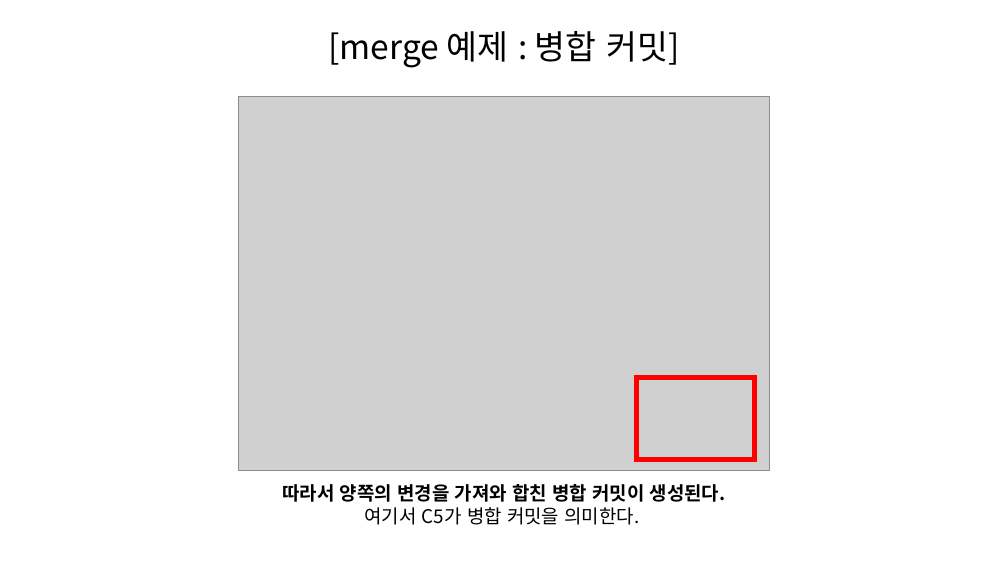
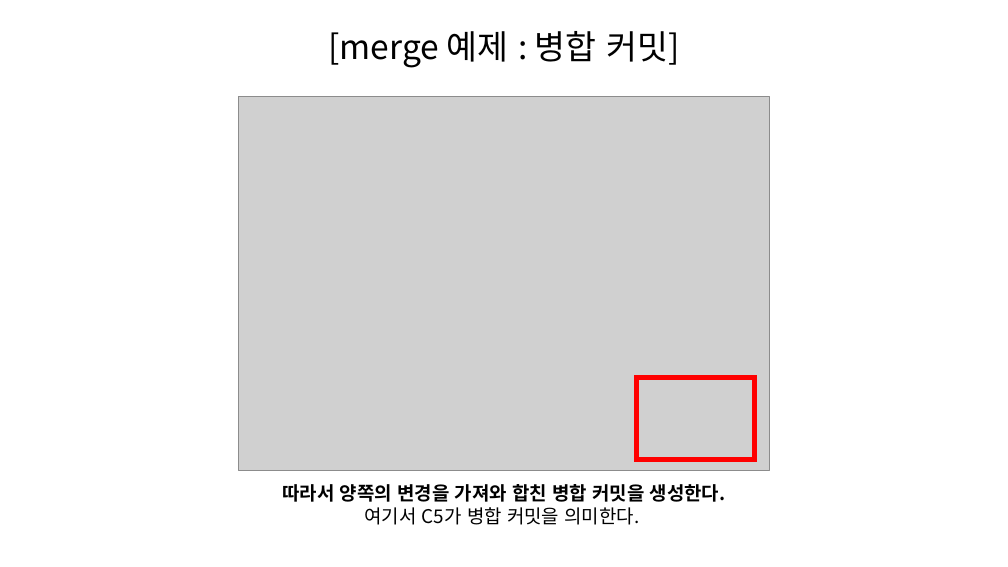
Before and after one commit to SeungHeeNoh/study_well, a slide deck: slide 17 of docs/4. merge.pptx. Drawn at 1008x567 pixels with LibreOffice and Linux fonts; fonts in the diff are those of the drawing; grey boxes stand for pictures. Boxes give left, top, right and bottom in pixels: in the first picture for what was removed or moved away, otherwise in the second. Text is boxed around its words. In the diff, an @@ line names an element or a change of style, - is before the commit and + after.

Commit message:
study 자료 > 참고 문헌 표기 변경 및 sourcetree를 이용한 merge 방법 내용 추가

```diff
--- a/docs/4. merge.pptx
+++ b/docs/4. merge.pptx
@@ text at [282,484,726,502]: text changed @@
-따라서 양쪽의 변경을 가져와 합친 병합 커밋이 생성된다.
+따라서 양쪽의 변경을 가져와 합친 병합 커밋을 생성한다.
```
Also in this commit, not shown: 2 other slides changed, 13 slides added.
